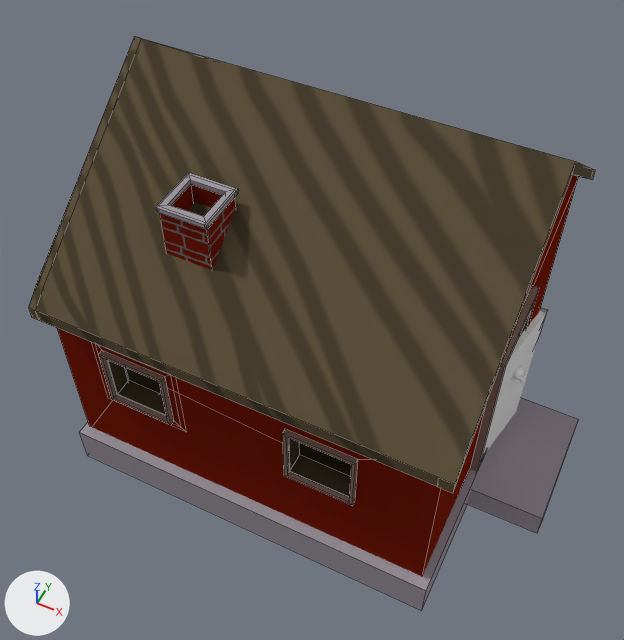
An edit to the Blender file Assets/Models/House.blend, drawn before and after from the same camera.
Camera for both pictures: a 50 mm lens placed at (2.7, -5.99, 8.28), pointed at (-0.01, -0.56, 1.5). Every picture has the same lights, and +X, +Y and +Z are marked at lower left. Mesh edges are drawn as thin lines on the coarser meshes.

Before the edit, the objects in view are built like this:
```python
me_cube_003 = bpy.data.meshes.new('Cube.003')
me_cube_003.from_pydata(...)  # 340 vertices, 258 faces; spans x -2.12..2.94, y -2.22..2.27, z -2.47..1.83
# faces by material slot: [61, 23, 97, 67, 9, 1]
me_cube_003.materials.append(mat_roof)  # picture img_roof_diffuse_color_png
me_cube_003.materials.append(mat_walls)
me_cube_003.materials.append(mat_chimney)  # grey #a098a1
me_cube_003.materials.append(mat_window)  # brown #90756d
me_cube_003.materials.append(mat_chimney_brick)  # picture img_brick_texture_2_png
me_cube_003.materials.append(mat_stone)  # dark grey #555956
me_cube_013 = bpy.data.meshes.new('Cube.013')
me_cube_013.from_pydata(...)  # 515 vertices, 506 faces; spans x 0.0..0.17, y 0.0..0.87, z -0.72..0.98
ob_cube = bpy.data.objects.new('Cube', me_cube_003)
ob_cube.location = (-0.09, 0.01, 2.06)
ob_cube_001 = bpy.data.objects.new('Cube.001', me_cube_013)
ob_cube_001.location = (1.96, -0.48, 0.79)
ob_cube_001.rotation_euler = (0.0, 0.0, -0.186)  # degrees (0, 0, -11)
```
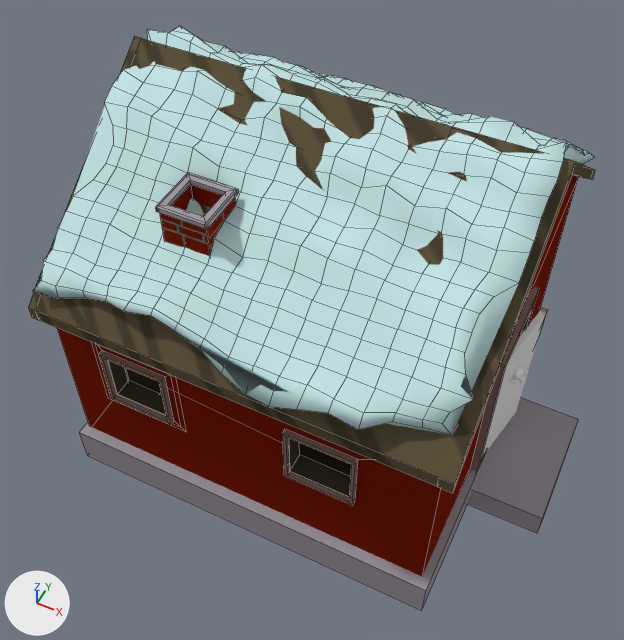
Commit message: House with snow

What differs and where, as boxes [x1, y1, x2, y2] in the pictures (624 x 640 px):
'Cube', reshaped: before [28, 37, 595, 611]; after [28, 26, 595, 611]
part 1 of me_cube_003, added: after [33, 26, 595, 435]

The change, as a diff of the scene's bpy script:
```diff
--- a/Assets/Models/House.blend.py
+++ b/Assets/Models/House.blend.py
@@ mat_snow @@
+mat_snow = diffuse_material('Snow')
+mat_snow.base_color = (0.569, 0.789, 0.8)  # white #c7e6e7
@@ me_cube_003 @@
 # used by ob_cube; location = (-0.09, 0.01, 2.06)
-me_cube_003.from_pydata(...)  # 340 vertices, 258 faces; spans x -2.12..2.94, y -2.22..2.27, z -2.47..1.83
+me_cube_003.from_pydata(...)  # 908 vertices, 778 faces; spans x -2.12..2.94, y -2.34..2.27, z -2.47..1.94
+# me_cube_003 part 1: a new loose piece of 568 vertices spanning x -2.04..2.13, y -2.34..2.27, z 0.18..1.94, in mat_snow (white #c7e6e7)
+# me_cube_003 part 2: the surface is now shaded smooth
 me_cube_003.materials.append(mat_roof)
@@ me_cube_003 @@
 me_cube_003.materials.append(mat_stone)
+me_cube_003.materials.append(mat_snow)  # white #c7e6e7
```
